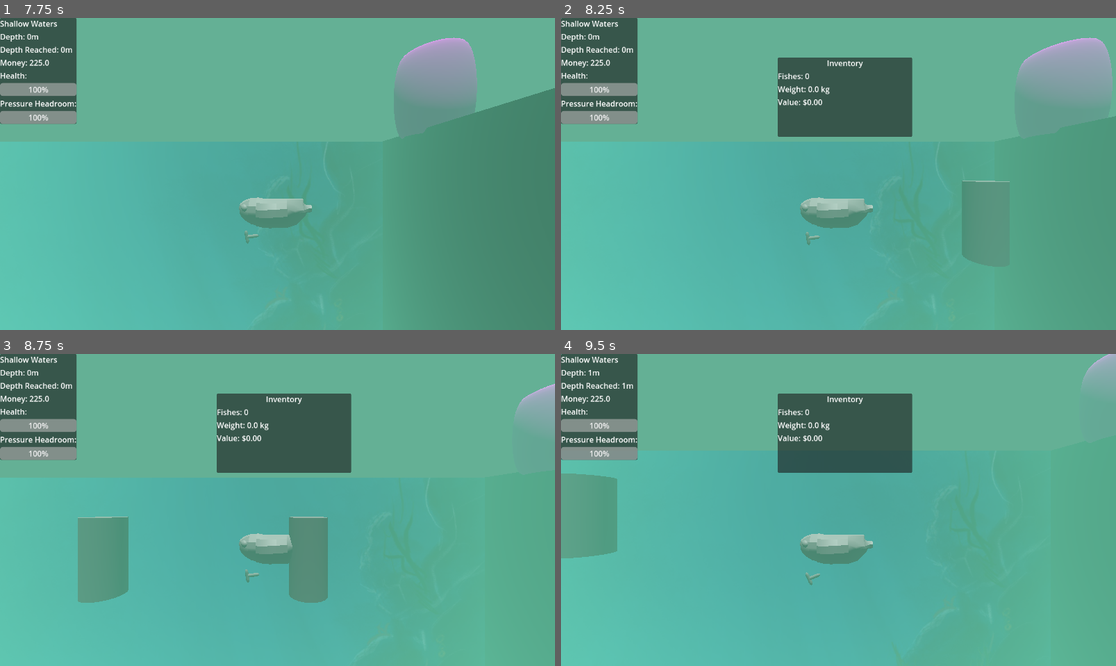
Above: before the commit, frames 1-4 (two rows, left to right).
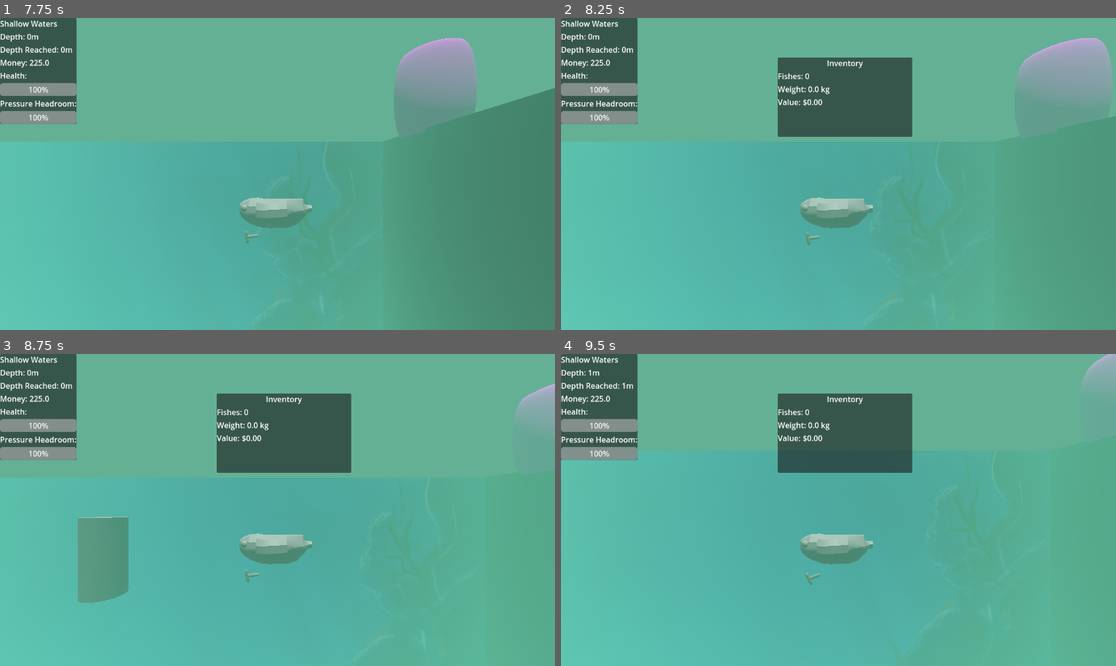
Above: after the commit, the same moments.

Repository: manusfishy/too-fishy
Game: Godot game, scene res://scenes/main_scene.tscn
The game is run twice, just before and just after one commit, with the same random seed, the same clock (stepped at 60 frames per second) and the same inputs.
Inputs (mouse positions are in pixels of both pictures, inside the frame that each line leads up to):
- Up to frame 1 (7.75 s): tap Enter at 0.5 s; move the mouse to (399, 158) at 0.52 s; hold Right (move_right) 0.53-1.28 s; click (399, 158) at 0.6 s; move the mouse to (166, 189) at 1.27 s; hold Down (move_down) 1.28-2.03 s; tap Tab (inv_toggle) at 1.35 s; click (166, 189) at 1.55 s; move the mouse to (333, 105) at 2.02 s; hold Right (move_right) 2.03-2.78 s; tap Space (swing_pickaxe) at 2.1 s; click (333, 105) at 2.3 s; move the mouse to (249, 236) at 2.77 s; hold Up (move_up) 2.78-3.5 s; click (249, 236) at 2.85 s; click "Rod Strength 1 (Cost: 25.0)" at 3.5 s; click "Rod Strength 2 (Cost: 50.0)" at 4.25 s; click "Rod Strength 3 (Cost: 75.0)" at 5 s; click "Rod Strength 4 (Cost: 100.0)" at 5.75 s; click "Rod Strength 5 (Cost: 125.0)" at 6.5 s; move the mouse to (444, 220) at 7.27 s; hold Left (move_left) from 7.28 s (still down); click (444, 220) at 7.35 s
- Up to frame 2 (8.25 s): keep holding Left (move_left); move the mouse to (672, 127) at 8.02 s; tap Tab (inv_toggle) at 8.1 s
- Up to frame 3 (8.75 s): keep holding Left (move_left); click (111, 463) at 8.3 s
- Up to frame 4 (9.5 s): move the mouse to (866, 510) at 8.77 s; release Left (move_left) at 8.78 s; hold Down (move_down) from 8.78 s (still down); tap Space (swing_pickaxe) at 8.85 s; click (866, 510) at 9.05 s

Frame 1 is identical in both runs. In frame 2, 0.2% of the frame differs, in the area x 72-81%, y 52-78%; in frame 3, 1.8%; in frame 4, 2.6%, in the area x 0-11%, y 38-66%.

Commit message:
correct direction harpoon

Diff:
--- a/scripts/harpoon.gd
+++ b/scripts/harpoon.gd
@@ -3,19 +3,17 @@
 var speed = 10.0 # Speed of harpoon movement
 var lifetime = 3.0 # Seconds before despawn if no hit
 var submarine = null # Reference to submarine to call catch_fish
+var direction = Vector3.ZERO # Direction set by submarine
 
 func _ready():
 	# Start a timer to despawn if it doesn't hit anything
 	await get_tree().create_timer(lifetime).timeout
+
 	queue_free()
 
 func _physics_process(delta):
-	var dir = -1
-	if submarine and submarine.has_node("Pivot") and submarine.get_node("Pivot").rotation.y >= 0:
-		dir = 1
-
-	# Move harpoon
-	translate(Vector3(dir * speed * delta, 0, 0))
+	# Move harpoon# Move in the direction set by the submarine
+	translate(direction * speed * delta)
 
 	# Check for collisions with fish
 	for body in $Area3D.get_overlapping_bodies():
--- a/scripts/player.gd
+++ b/scripts/player.gd
@@ -81,6 +81,8 @@
 	harpoon.position = position + dir * global_transform.basis.x * -2
 	harpoon.rotation = global_transform.basis.get_euler() # Align with submarine
 
+	harpoon.direction = global_transform.basis.x.normalized() * -dir
+
 	# Pass submarine reference to harpoon for catching fish
 	harpoon.submarine = self
 	can_shoot = false
